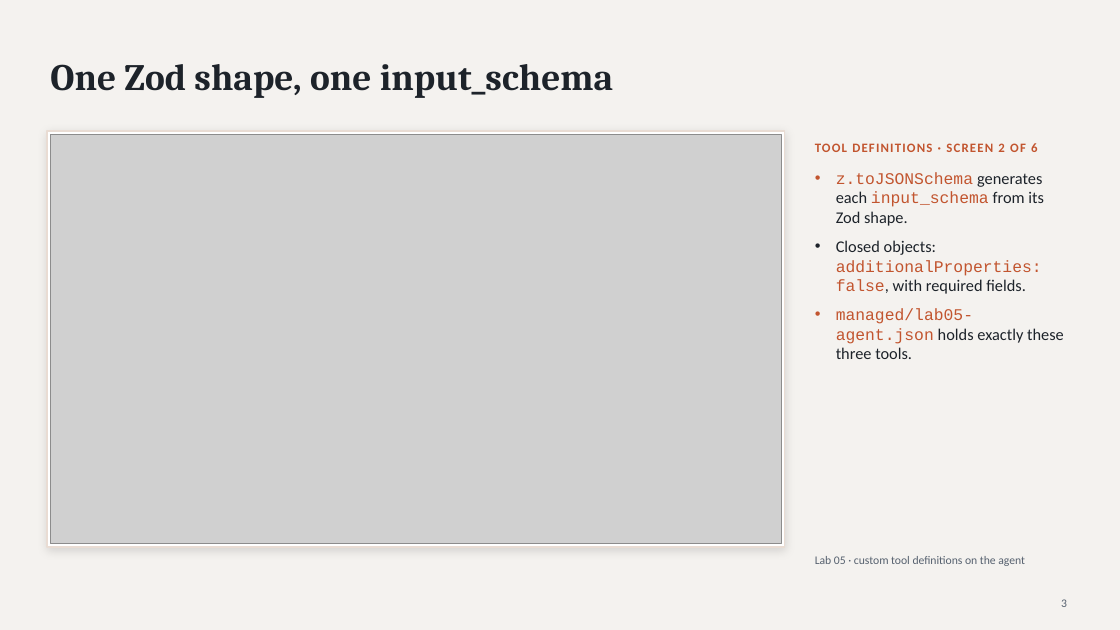
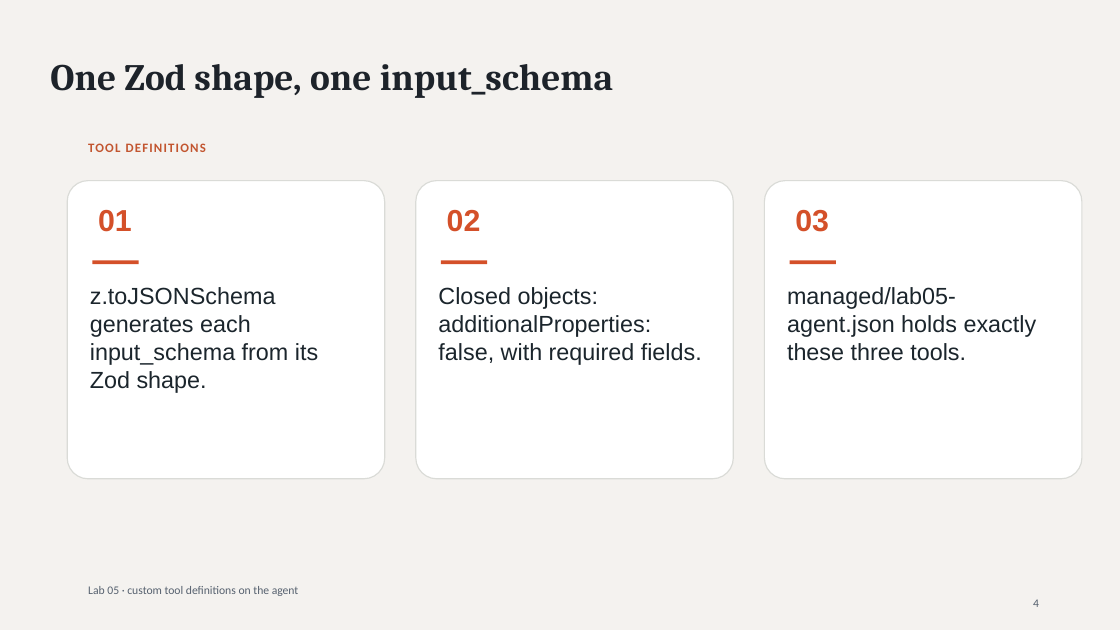
Before and after one commit to luiscoco/Udemy-claude-managed-agents-Lab-75, a slide deck: slide 4 of presentations/lab05/output/Lab05-Claude-Managed-Agents-Custom-Tools.pptx (slide 3 before the commit). Drawn at 1120x630 pixels with LibreOffice and Linux fonts; fonts in the diff are those of the drawing; grey boxes stand for pictures. Boxes give left, top, right and bottom in pixels: in the first picture for what was removed or moved away, otherwise in the second. Text is boxed around its words. In the diff, an @@ line names an element or a change of style, - is before the commit and + after.

```diff
--- a/presentations/lab05/output/Lab05-Claude-Managed-Agents-Custom-Tools.pptx
+++ b/presentations/lab05/output/Lab05-Claude-Managed-Agents-Custom-Tools.pptx
@@ rectangle removed at [47, 131, 785, 547] @@
@@ picture removed at [50, 134, 781, 544] @@
@@ text at [88, 143, 206, 152]: text changed @@
-TOOL DEFINITIONS · SCREEN 2 OF 6
+TOOL DEFINITIONS
@@ text at [836, 172, 1044, 294]: paragraphs removed @@
-• z.toJSONSchema generates each input_schema from its Zod shape.
-• Closed objects: additionalProperties: false, with required fields.
@@ rounded rectangle added at [67, 181, 385, 479], fill #FFFFFF, outline #DADBD7 1 pt @@
@@ rounded rectangle added at [416, 181, 734, 479], fill #FFFFFF, outline #DADBD7 1 pt @@
@@ rounded rectangle added at [765, 181, 1082, 479], fill #FFFFFF, outline #DADBD7 1 pt @@
@@ text added at [98, 210, 132, 232], 26 pt, text #D45029, bold @@
+01
@@ text added at [447, 210, 481, 232], 26 pt, text #D45029, bold @@
+02
@@ text added at [795, 210, 829, 232], 26 pt, text #D45029, bold @@
+03
@@ rectangle added at [92, 260, 139, 264], fill #D45029 @@
@@ rectangle added at [441, 260, 487, 264], fill #D45029 @@
@@ rectangle added at [790, 260, 836, 264], fill #D45029 @@
@@ text added at [90, 287, 318, 393], 20 pt, text #1B252C @@
+z.toJSONSchema generates each input_schema from its Zod shape.
@@ text added at [438, 287, 702, 365], 20 pt, text #1B252C @@
+Closed objects: additionalProperties: false, with required fields.
@@ text "managed/lab05-agent.json holds exactly these three ...": place and size @@
-text "managed/lab05-agent.json holds exactly these three ..." at [836, 172, 1064, 359]
+text "managed/lab05-agent.json holds exactly these three ..." at [787, 287, 1037, 361]
@@ text "managed/lab05-agent.json holds exactly these three ..." at [787, 287, 1037, 361]: size 14 to 20 pt; font Courier New to Arial, text colour #C2552F to #1B252C in "managed/lab05-agent.json"; font Calibri to Arial, text colour #1D232A to #1B252C in "holds exactly these three tools."; bullet • to none; less space between paragraphs @@
@@ text "Lab 05 · custom tool ...": place and size @@
-text "Lab 05 · custom tool ..." at [815, 556, 1025, 566]
+text "Lab 05 · custom tool ..." at [88, 586, 299, 596]
@@ text at [1033, 599, 1039, 607]: text changed @@
-3
+4
```
Also in this commit, not shown: 21 other slides changed, 5 slides added, 4 other files.
